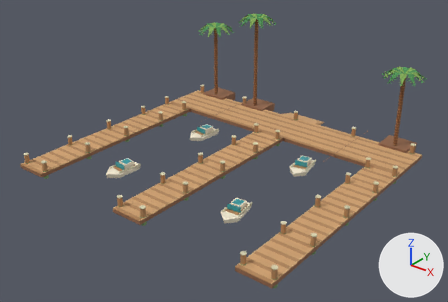
Two versions of the glTF model game/assets/desert-dreams-3d/248-blender.glb, one commit apart.
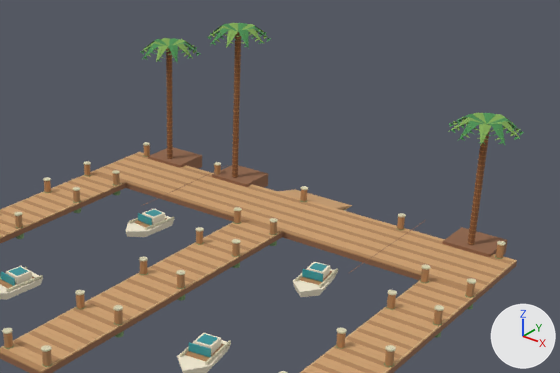
Old and new are each drawn whole from a camera (50 mm lens) standing at (51.9, -65.0, 42.8) and looking at (0.8, -1.1, 3.1) and again close up on the part from 26% to 100% of the width and 0% to 73% of the height. The lights are fixed; the arrows at lower right show +X, +Y and +Z. The older version's two pictures come first. Objects named as collision shapes, trigger or cutter boxes, shadow casters or lower levels of detail are left out.

In view in the first close-up: 'timber-three-finger-marina-four-launches boat', 'timber-three-finger-marina-four-launches dock', 'timber-three-finger-marina-four-launches dock_dark', 'timber-three-finger-marina-four-launches dock_light', 'timber-three-finger-marina-four-launches foliage.002', 'timber-three-finger-marina-four-launches glass.001', 'timber-three-finger-marina-four-launches leaflight.002', 'timber-three-finger-marina-four-launches stone_light • limestone', 'timber-three-finger-marina-four-launches wood.001', 'timber-three-finger-marina-four-launches wood_light.001' and 2 more.
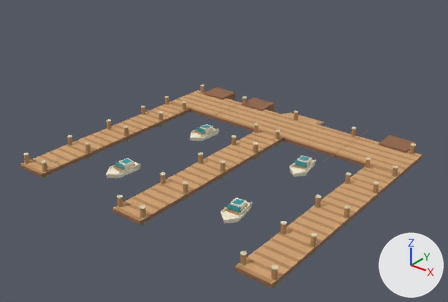
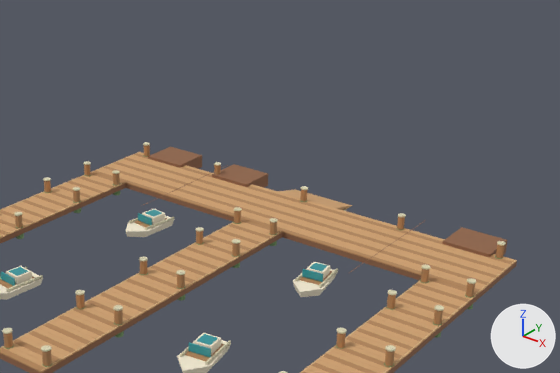
Location of each change, [x1, y1, x2, y2] in pixels of the close-ups (560 x 373 px):
'timber-three-finger-marina-four-launches wood.001', deleted: before [166, 32, 489, 245]
'timber-three-finger-marina-four-launches foliage.002', deleted: before [140, 23, 525, 145]
'timber-three-finger-marina-four-launches leaflight.002', deleted: before [141, 23, 520, 145]
'timber-three-finger-marina-four-launches wood_light.001', deleted: before [166, 38, 490, 244]

Patch to the scene script:
```diff
--- a/game/assets/desert-dreams-3d/248-blender.glb.py
+++ b/game/assets/desert-dreams-3d/248-blender.glb.py
@@ ob_timber_three_finger_marina_four_launches_foliage_002 @@
-ob_timber_three_finger_marina_four_launches_foliage_002 = bpy.data.objects.new('timber-three-finger-marina-four-launches foliage.002', me_palm_leaflets_002)
-ob_timber_three_finger_marina_four_launches_foliage_002.location = (0.0, 0.0, 0.0)
@@ ob_timber_three_finger_marina_four_launches_leaflight_002 @@
-ob_timber_three_finger_marina_four_launches_leaflight_002 = bpy.data.objects.new('timber-three-finger-marina-four-launches leaflight.002', me_broad_faceted_palm_frond)
-ob_timber_three_finger_marina_four_launches_leaflight_002.location = (0.0, 0.0, 0.0)
@@ ob_timber_three_finger_marina_four_launches_wood_001 @@
-ob_timber_three_finger_marina_four_launches_wood_001 = bpy.data.objects.new('timber-three-finger-marina-four-launches wood.001', me_cylinder_175)
-ob_timber_three_finger_marina_four_launches_wood_001.location = (0.0, 0.0, 0.0)
@@ ob_timber_three_finger_marina_four_launches_wood_light_001 @@
-ob_timber_three_finger_marina_four_launches_wood_light_001 = bpy.data.objects.new('timber-three-finger-marina-four-launches wood_light.001', me_cylinder_176)
-ob_timber_three_finger_marina_four_launches_wood_light_001.location = (0.0, 0.0, 0.0)
```
